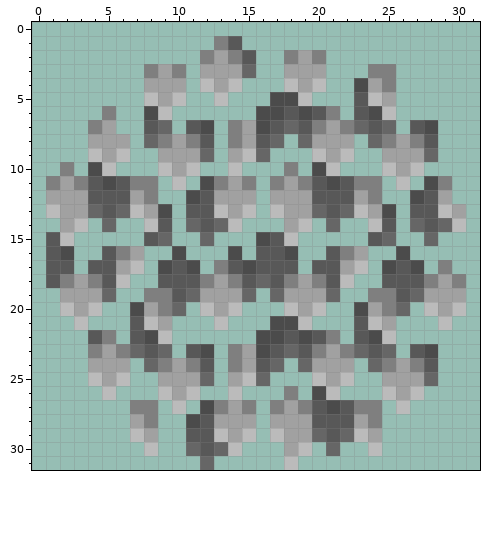
Edited in one commit: pixel-art sprite (src/main/resources/assets/graphene/stationapi/textures/block/birch_leaves_outer.png). Above, as it was before the edit.
The file is 32x32 pixels.
And afterwards:
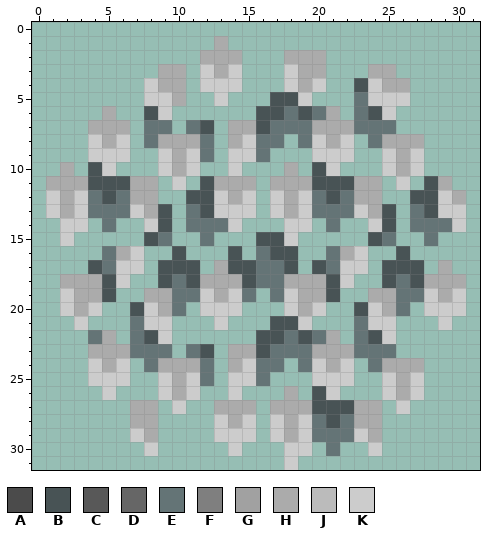
Palette (. is transparent): A #4b4b4b  B #485355  C #585858  D #666666  E #647476  F #7f7f7f  G #a1a1a1  H #ababab  J #bbbbbb  K #cccccc
The author wrote: Birch and oak leaf textures
The exact change:
@@ x 0..31 @@
  0 ................................
- 1 .............FC.................
- 2 ............FGFC..FGF...........
- 3 ........FGF.GGGD..GGG...FF......
- 4 ........GGG.JGJ...JGJ..AGF......
- 5 ........JGJ..J...AAJ...CJG......
- 6 .....F..AJ......AACACF.CAJ......
- 7 ....FG..CD.CA.FGACDCFGFDCD.CA...
- 8 ....GGG.DFGFC.FGCD.DGGG.DFGFC...
- 9 ....JGJ..GGGD.GJD...JGJ..GGGD...
-10 ..F.AJ...JGJ..J...F.AJ...JGJ....
-11 .FGFCACFF.J.AFGF.FGFCACFF.J.AF..
-12 .GGGCCCGF..ACGGG.GGGCCCGF..ACG..
-13 .JGGDCDJGA.CCJGJ.JGGDCDJGA.CCJG.
-14 ..GJ.D..JC.DCDJ...GJ.D..JC.DCDJ.
-15 .CJ.....CD..D...ACJ.....CD..D...
-16 .CA..CFG..A...A.CCA..CFG..A.....
-17 .CC.CCGJ.ACA.FCACCC.CCGJ.ACA.F..
-18 .CFGFCJ..CCCFGFCDCFGFCJ..CCCFGF.
-19 ..GGGD..FFCDGGGD.DGGGD..FFCDGGG.
-20 ..JGJ..AGFD.JGJ...JGJ..AGFD.JGJ.
-21 ...J...CJG...J...AAJ...CJG...J..
-22 ....CF.CAJ......AACACF.CAJ......
-23 ....FGFDCD.CA.FGACDCFGFDCD.CA...
-24 ....GGG.DFGFC.FGCD.DGGG.DFGFC...
-25 ....JGJ..GGGD.GJD...JGJ..GGGD...
-26 .....J...JGJ..J...F.AJ...JGJ....
-27 .......FF.J.AFGF.FGFCACFF.J.....
-28 .......GF..ACGGG.GGGCCCGF.......
-29 .......JG..CCJGJ.JGGDCDJG.......
-30 ........J..DCDJ...GJ.D..J.......
-31 ............D.....J.............
+ 1 .............H..................
+ 2 ............HHH...HHH...........
+ 3 .........HH.KHK...KHH...HH......
+ 4 ........KHH.KKK...KHK..BKHH.....
+ 5 ........KKH..K...BBK...EKKK.....
+ 6 .....H..BK......BBEBEH.EBK......
+ 7 ....HHH.EE.EB.HHBEEEHHHEEE......
+ 8 ....KHK.EHHHE.HKEE.EKHK.EHHH....
+ 9 ....KKK..KHKE.KKE...KKK..KHK....
+10 ..H.BK...KHK..K...H.BK...KHK....
+11 .HHHBBBHH.K.BHHH.HHHBBBHH.K.BH..
+12 .KHKEBEHH..BBKHK.KHKEBEHH..BBKH.
+13 .KHKEEEKHB.EBKKK.KHKEEEKHB.EBKK.
+14 ..KK.E..KB.EEEK...KK.E..KB.EEEK.
+15 ..K.....BE..E...BBK.....BE..E...
+16 .....EHK..B...B.EBB..EHK..B.....
+17 ....BEKK.BBB.HBBEEB.BEKK.BBB.H..
+18 ..HHHBK..BEBHHHBEEHHHBK..BEBHHH.
+19 ..KHHB..HHEEKHKE.EKHHB..HHEEKHK.
+20 ..KHK..BKHE.KKK...KHK..BKHE.KKK.
+21 ...K...EKK...K...BBK...EKK...K..
+22 ....EH.EBK......BBEBEH.EBK......
+23 ....HHHEEE.EB.HHBEEEHHHEEE......
+24 ....KHK.EHHHE.HKEE.EKHK.EHHH....
+25 ....KKK..KHKE.KKE...KKK..KHK....
+26 .....K...KHK..K...H.BK...KHK....
+27 .......HH.K..HHH.HHHBBBHH.K.....
+28 .......HH....KHK.KHKEBEHH.......
+29 .......KH....KKK.KHKEEEKH.......
+30 ........K.....K...KK.E..K.......
+31 ..................K.............
Pixel boxes of the changes (left, top, right, bottom) in both pictures:
changed: (46, 36, 466, 470)
